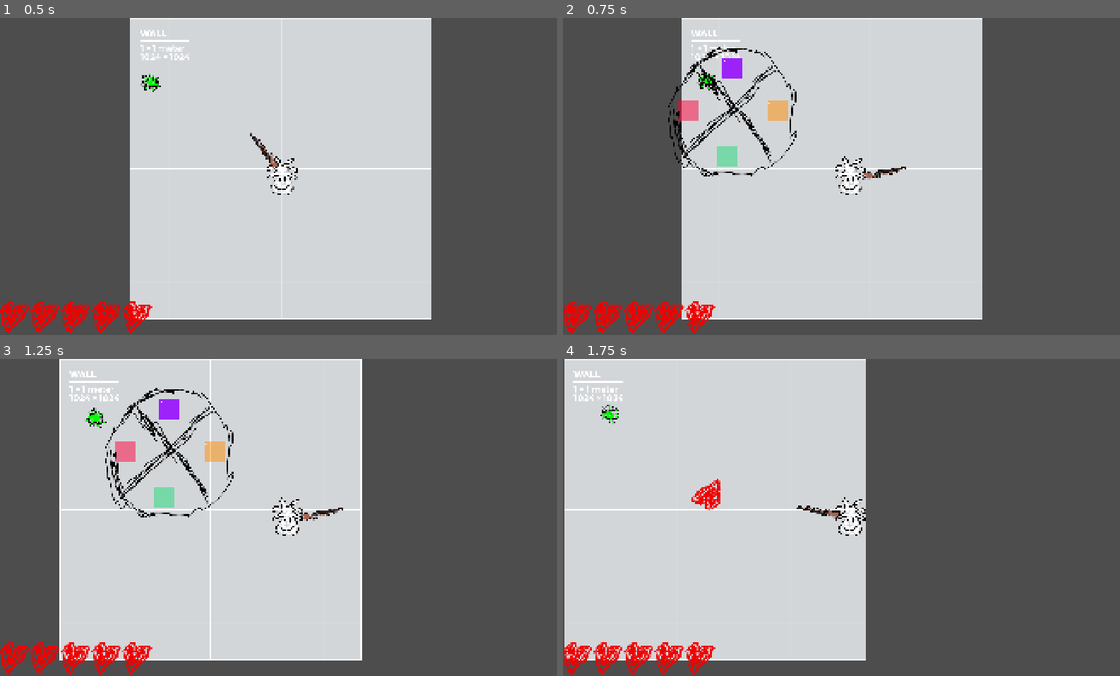
Above: before the commit, frames 1-4 (two rows, left to right).
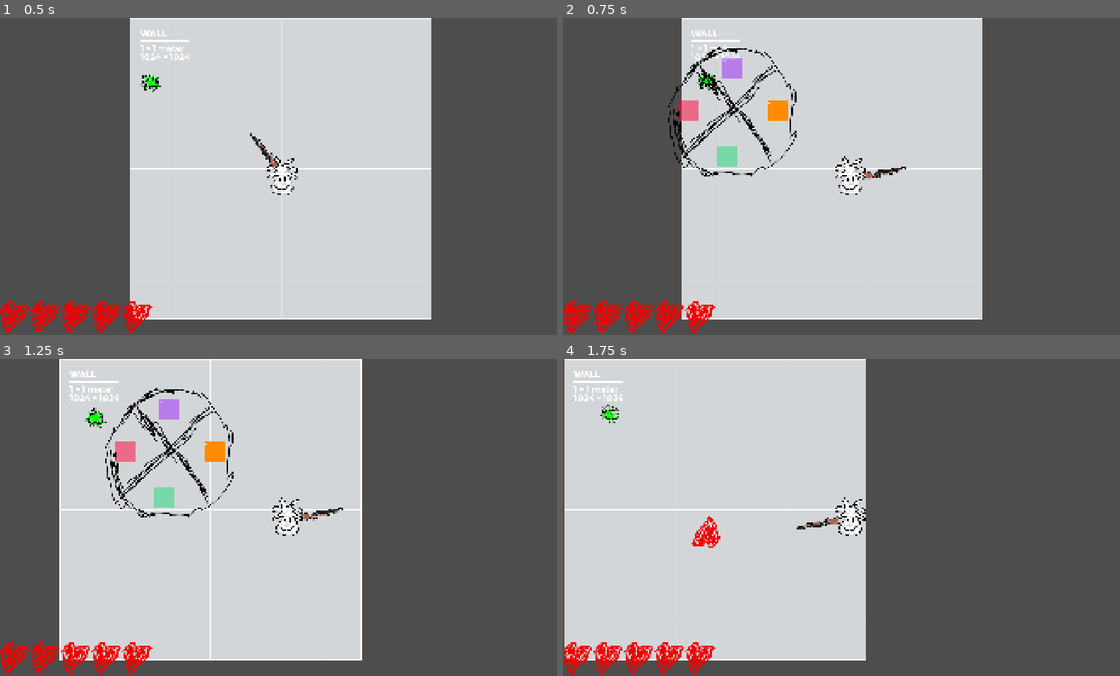
Above: after the commit, the same moments.

Repository: qwontie/kogni-game-jam-2026
Game: Godot game, scene res://scenes/Main.tscn
Same seed, same stepped clock (60 frames per second), same inputs: the game is played once before the commit and once after it.
Inputs (mouse positions are in pixels of both pictures, inside the frame that each line leads up to):
- Up to frame 1 (0.5 s): no input
- Up to frame 2 (0.75 s): tap Enter (ui_accept) at 0.5 s; move the mouse to (969, 160) at 0.52 s; hold D (ui_right) from 0.53 s (still down); hold Tab (ui_focus_next) from 0.53 s (still down)
- Up to frame 3 (1.25 s): keep holding D (ui_right); keep holding Tab (ui_focus_next); tap Enter (ui_accept) at 0.77 s
- Up to frame 4 (1.75 s): keep holding D (ui_right); move the mouse to (730, 533) at 1.27 s; release Tab (ui_focus_next) at 1.28 s; click (730, 533) at 1.35 s; tap Enter (ui_accept) at 1.52 s; tap Tab (ui_focus_next) at 1.55 s

Frame 1 is identical in both runs. In frame 2, 0.5% of the frame differs, in the area x 28-41%, y 12-33%; in frame 3, 0.5%; in frame 4, 0.8%, in the area x 23-50%, y 37-60%.

Commit message:
Improve weapon wheel navigation and input handling
- Handle TAB press/release via input events and keep the mouse visible
- Add arrow-key selection for the weapon wheel
- Recompute wheel center from sector layout and clamp selection
- Preserve the 1080p window stretch config

Diff:
--- a/project.godot
+++ b/project.godot
@@ -18,6 +18,15 @@
 [autoload]
 
 GameState="*uid://dhk3200bp3ro"
+
+[display]
+
+window/size/viewport_width=1920
+window/size/viewport_height=1080
+window/size/window_width_override=1920
+window/size/window_height_override=1080
+window/stretch/mode="canvas_items"
+window/stretch/aspect="expand"
 
 [global_group]
 
@@ -61,15 +70,6 @@
 ]
 }
 
-[display]
-
-window/size/viewport_width=1920
-window/size/viewport_height=1080
-window/size/window_width_override=1920
-window/size/window_height_override=1080
-window/stretch/mode="canvas_items"
-window/stretch/aspect="expand"
-
 [physics]
 
 3d/physics_engine="Jolt Physics"
--- a/scripts/hud_canvas.gd
+++ b/scripts/hud_canvas.gd
@@ -1,9 +1,24 @@
 extends CanvasLayer
 
 
-func _input(_event):
-	if Input.is_action_just_pressed("ui_focus_next"):  # TAB
+func _ready():
+	Input.set_mouse_mode(Input.MOUSE_MODE_VISIBLE)
+
+
+func _input(event):
+	if event.is_action_pressed("ui_focus_next"):  # TAB
 		$WeaponWheel.open()
-	if Input.is_action_just_released("ui_focus_next"):
+		get_viewport().set_input_as_handled()
+		return
+
+	if event.is_action_released("ui_focus_next"):
 		var chosen = $WeaponWheel.close()
 		GameState.current_weapon_color = chosen
+		get_viewport().set_input_as_handled()
+		return
+
+	if $WeaponWheel.visible and event is InputEventKey and event.pressed and not event.echo:
+		match event.keycode:
+			KEY_LEFT, KEY_RIGHT, KEY_UP, KEY_DOWN:
+				$WeaponWheel.select_from_arrow_key(event.keycode)
+				get_viewport().set_input_as_handled()
--- a/scripts/weapon_wheel.gd
+++ b/scripts/weapon_wheel.gd
@@ -4,36 +4,68 @@
 @export var sectors: Array[TextureRect] = []
 
 var current_index: int = 0
-var center: Vector2
+var center: Vector2 = Vector2.ZERO
 
 func _ready():
-	center = size / 2
+	center = _calculate_center()
 	hide()
 
 func _process(_delta):
 	if not visible:
 		return
+	if colors.is_empty() or sectors.is_empty():
+		return
 	var mouse = get_local_mouse_position() - center
-	if mouse.length() < 20:
+	if mouse.length() < 48.0:
 		return
 	var angle = atan2(mouse.y, mouse.x)
 	var sector_size = TAU / colors.size()
 	var index = int((angle + TAU) / sector_size) % colors.size()
-	if index != current_index:
-		current_index = index
-		_highlight(index)
+	select_index(index)
+
+func _calculate_center() -> Vector2:
+	if sectors.is_empty():
+		return size / 2.0
+
+	var total := Vector2.ZERO
+	for sector in sectors:
+		total += sector.position + sector.size / 2.0
+	return total / sectors.size()
+
+func select_index(index: int) -> void:
+	if colors.is_empty() or sectors.is_empty():
+		return
+
+	index = clampi(index, 0, mini(colors.size(), sectors.size()) - 1)
+	if index == current_index:
+		return
+
+	current_index = index
+	_highlight(current_index)
 
 func _highlight(index: int):
-	for i in sectors.size():
+	var sector_count := mini(colors.size(), sectors.size())
+	for i in sector_count:
 		sectors[i].modulate.a = 0.5 if i != index else 1.0
-	print("selected: ", colors[index])
 
 func open():
-	center = get_viewport_rect().size / 2
+	center = _calculate_center()
 	show()
 	Input.set_mouse_mode(Input.MOUSE_MODE_VISIBLE)
+	_highlight(current_index)
 
 func close():
 	hide()
-	Input.set_mouse_mode(Input.MOUSE_MODE_CAPTURED)
+	Input.set_mouse_mode(Input.MOUSE_MODE_VISIBLE)
 	return colors[current_index]
+
+func select_from_arrow_key(keycode: Key) -> void:
+	match keycode:
+		KEY_RIGHT:
+			select_index(0)
+		KEY_DOWN:
+			select_index(1)
+		KEY_LEFT:
+			select_index(2)
+		KEY_UP:
+			select_index(3)
